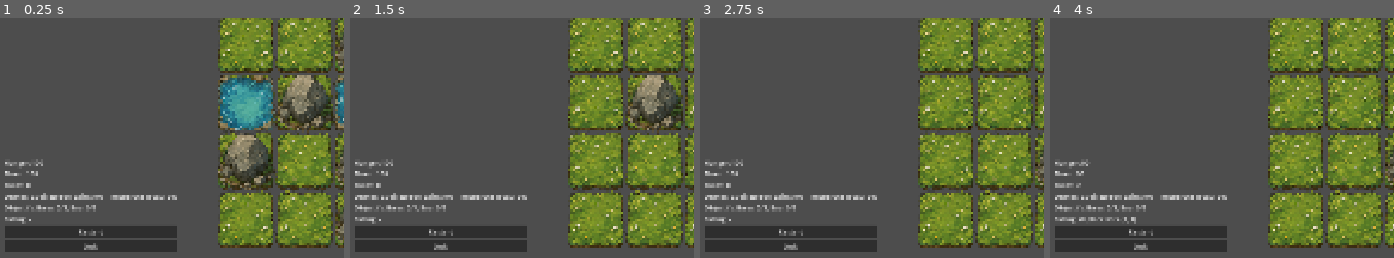
Above: before the commit, frames 1-4 (left to right).
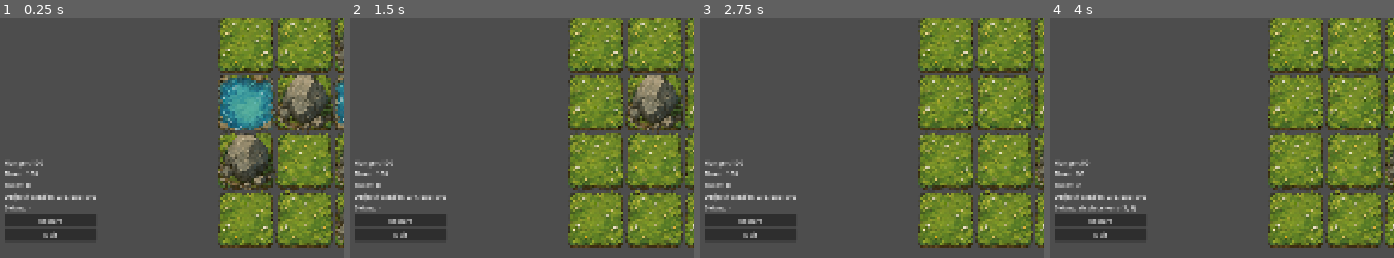
Above: after the commit, the same moments.

Repository: CharlieG42/Zimut
Game: Godot game, scene res://scenes/world.tscn
Same seed, same stepped clock (60 frames per second), same inputs: the game is played once before the commit and once after it.
Inputs (mouse positions are % of the whole screen's width and height, from its top left):
- Up to frame 1 (0.25 s): no input
- Up to frame 2 (1.5 s): click "Restart" at 0.5 s; click "Restart" at 1.25 s
- Up to frame 3 (2.75 s): click "Restart" at 2 s
- Up to frame 4 (4 s): tap Enter at 2.75 s; move the mouse to (84, 44) at 2.77 s; hold Right (ui_right) 2.78-3.53 s; click (84, 44) at 2.92 s; tap Space at 3.5 s; move the mouse to (35, 54) at 3.52 s; hold Down (ui_down) from 3.53 s (still down)
The pictures show only the part of the screen within x 0-50%, y 50-100%; the shares and areas given below are measured in that part.

The runs differ from the first frame. In frame 1, 6.3% of the frame differs, in the area x 1-52%, y 72-98%; in frame 2, 6.3%; in frame 3, 6.3%; in frame 4, 6.4%.

Commit message:
Remove QuestProgressLabel - display only objectives line

Diff:
--- a/prototype/zoe/scripts/world.gd
+++ b/prototype/zoe/scripts/world.gd
@@ -125,10 +125,6 @@
 	turn_label.name = "TurnLabel"
 	turn_label.text = "Turns: %d" % turn_count
 	vbox.add_child(turn_label)
-	var quest_progress_label := Label.new()
-	quest_progress_label.name = "QuestProgressLabel"
-	quest_progress_label.text = "Quetes: -"
-	vbox.add_child(quest_progress_label)
 	var quest_objectives_label := Label.new()
 	quest_objectives_label.name = "QuestObjectivesLabel"
 	quest_objectives_label.text = "Objectifs: -"
@@ -278,15 +274,6 @@
 	ui.get_node("StatsContainer/ThirstLabel").text = "Thirst: %d" % thirst
 	ui.get_node("StatsContainer/TurnLabel").text = "Turns: %d" % turn_count
 	if quest_manager:
-		var quest_summary = quest_manager.get_quest_summary()
-		if quest_summary.size() > 0:
-			var quest_text = ""
-			for i in range(quest_summary.size()):
-				var q = quest_summary[i]
-				if i > 0:
-					quest_text += " | "
-				quest_text += "%s: %.0f%%" % [q["title"], q["progress"] * 100]
-			ui.get_node("StatsContainer/QuestProgressLabel").text = "Quetes: %s" % quest_text
 			# Build objectives text
 			var objectives_text = "Objectifs: "
 			var first_obj = true
@@ -299,9 +286,6 @@
 					first_obj = false
 				objectives_text += obj_text
 			ui.get_node("StatsContainer/QuestObjectivesLabel").text = objectives_text
-		else:
-			ui.get_node("StatsContainer/QuestProgressLabel").text = "Quetes: -"
-			ui.get_node("StatsContainer/QuestObjectivesLabel").text = "Objectifs: -"
 
 func _set_debug(text: String):
 	if ui and ui.has_node("StatsContainer/DebugLabel"):
